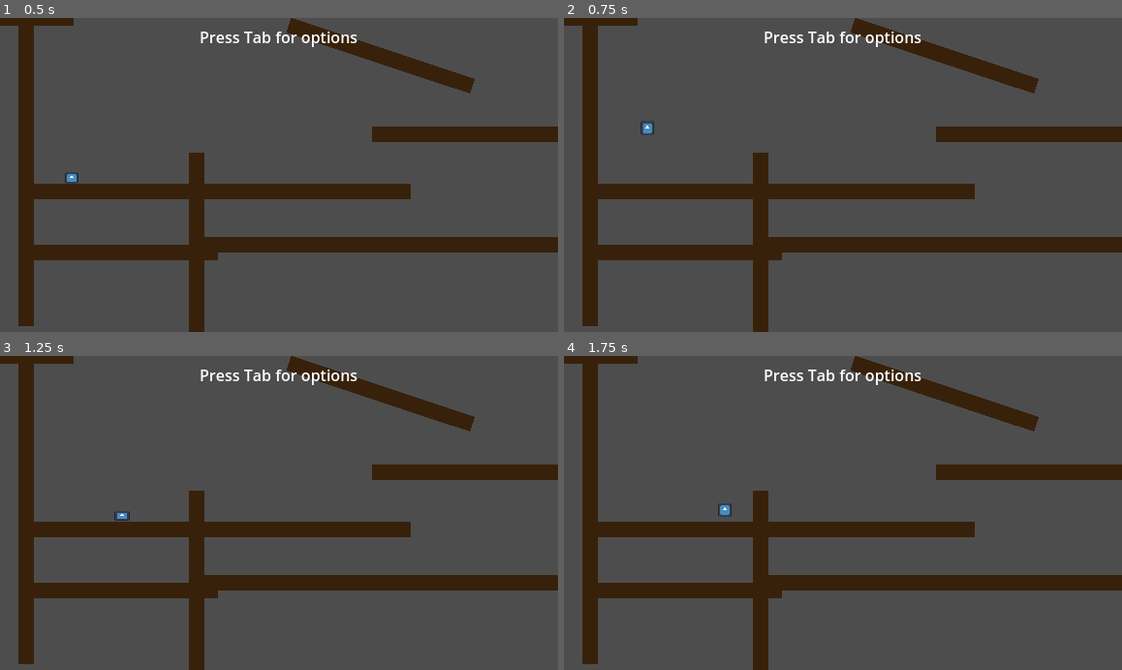
Above: before the commit, frames 1-4 (two rows, left to right).
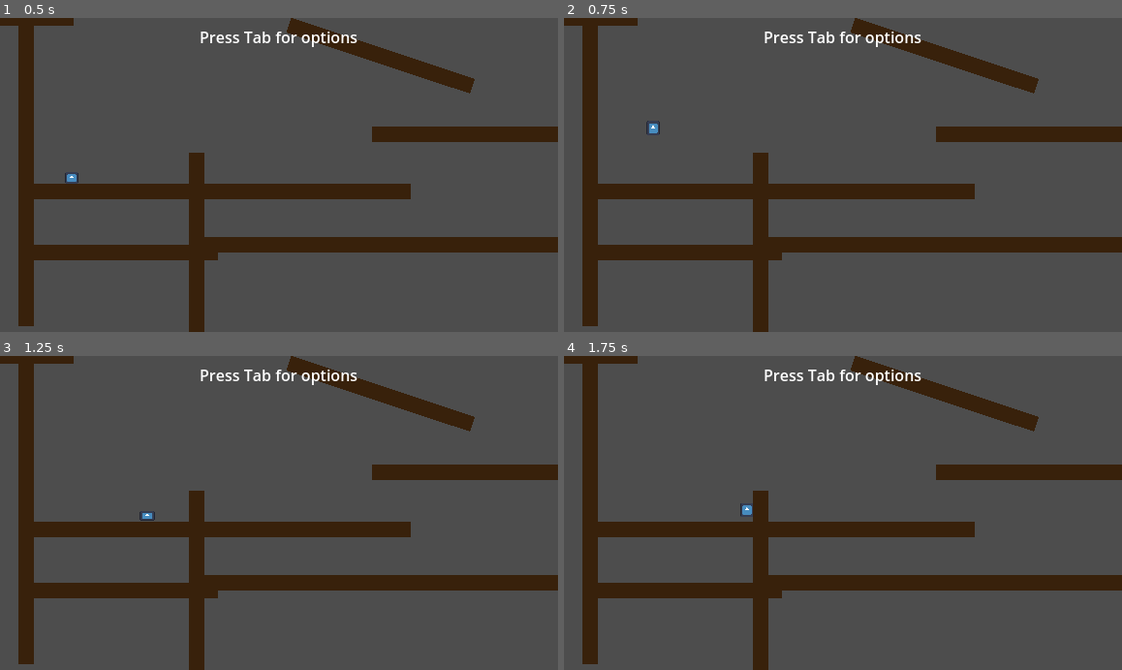
Above: after the commit, the same moments.

Repository: greatmomo/Advanced-Character-Controller
Game: Godot game, scene res://world.tscn
Same seed, same stepped clock (60 frames per second), same inputs: the game is played once before the commit and once after it. The engine's default icon, where the game draws it, is replaced by a stand-in: a white triangle on a blue panel in a dark square.
Inputs:
- Up to frame 1 (0.5 s): no input
- Up to frame 2 (0.75 s): tap Enter at 0.5 s; hold D (move_right) from 0.53 s (still down); hold Space (jump) from 0.53 s (still down)
- Up to frame 3 (1.25 s): keep holding D (move_right); keep holding Space (jump)
- Up to frame 4 (1.75 s): keep holding D (move_right); release Space (jump) at 1.28 s; tap Ctrl (dash) at 1.35 s; tap Space (jump) at 1.52, 1.55 s

Frame 1 is identical in both runs. In frame 2, less than 0.1% of the frame differs, in the area x 13-18%, y 32-38%; in frame 3, 0.1%; in frame 4, 0.1%, in the area x 27-34%, y 46-51%.

Commit message:
fix default speed

Diff:
--- a/Player/player.gd
+++ b/Player/player.gd
@@ -4,7 +4,7 @@
 @export var player_scale := 0.1
 
 @export_category("movement")
-@export var speed := 80 # speed 20 and jump 200 for mud effect
+@export var speed := 120 # speed 20 and jump 200 for mud effect
 @export var jump_impulse := 400
 @export var gravity := 1200
 @export var acceleration := 20 # accel and friction = 2, speed 150 for ice effect
--- a/world.tscn
+++ b/world.tscn
@@ -92,7 +92,7 @@
 min_value = 20.0
 max_value = 200.0
 step = 10.0
-value = 80.0
+value = 120.0
 
 [node name="HBoxContainer3" type="HBoxContainer" parent="UI/UIContainer/PanelContainer/VBoxContainer/Basic Movement"]
 layout_mode = 2
